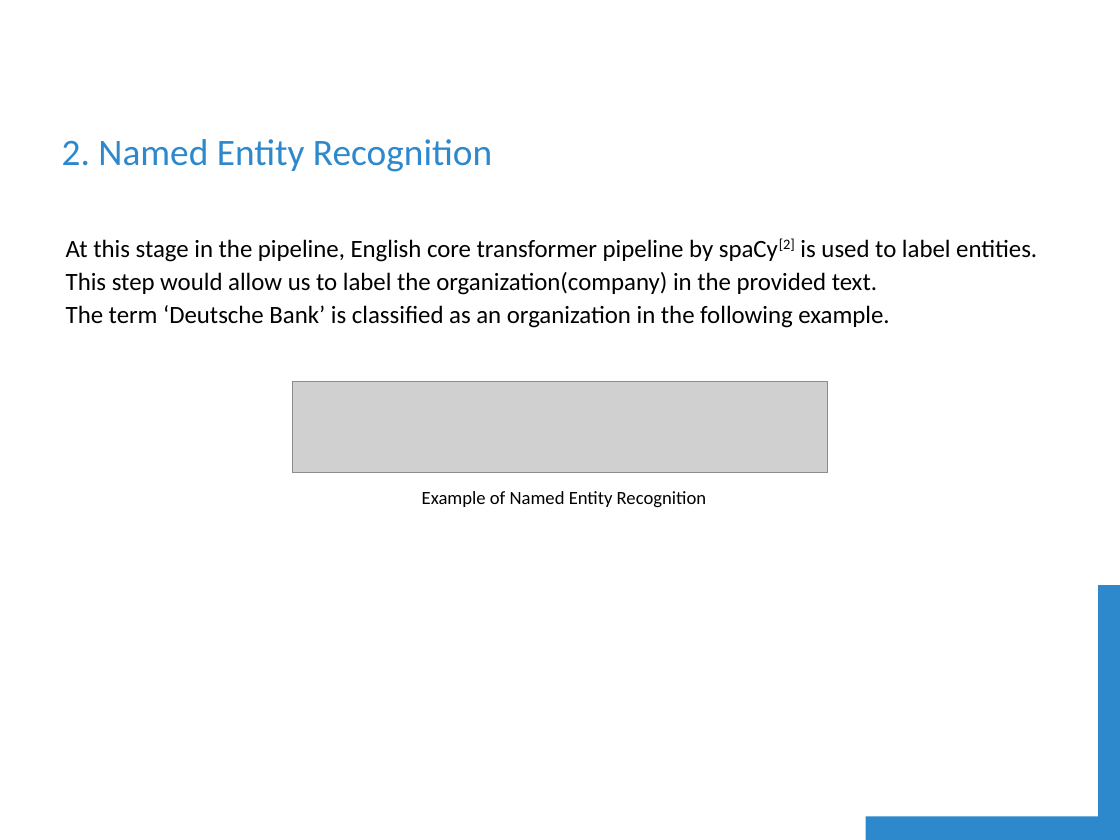
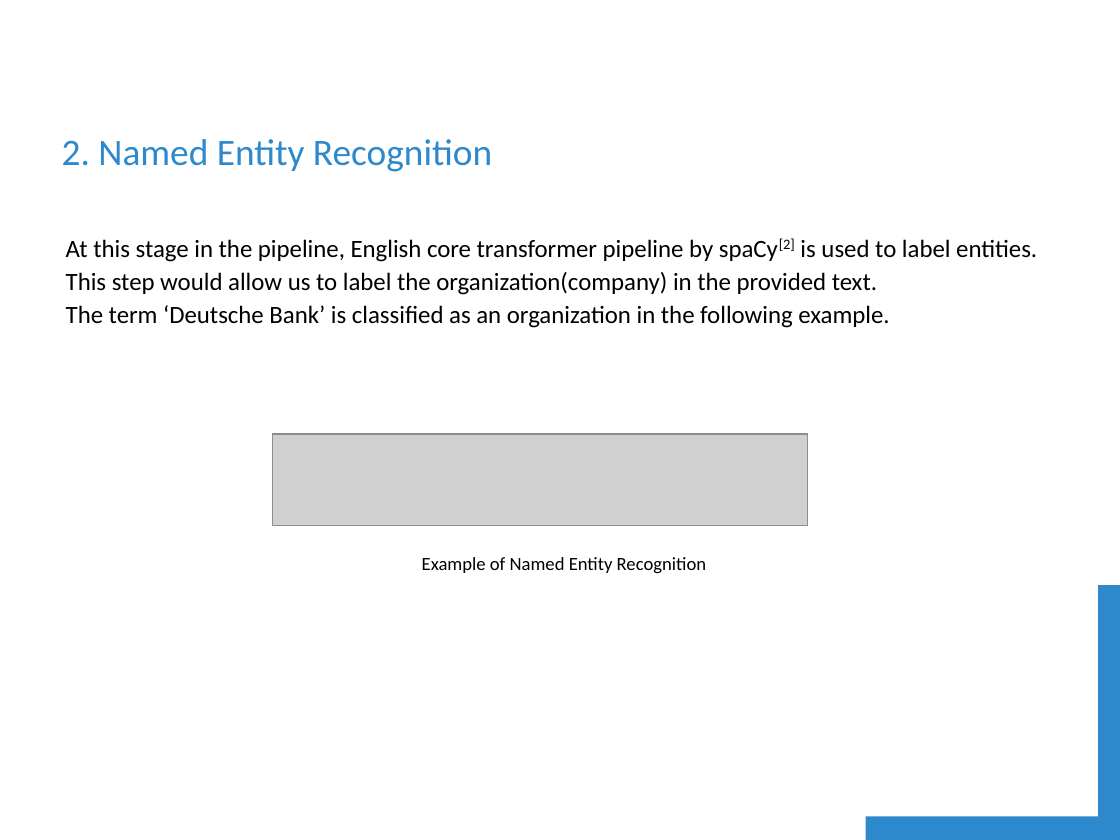
Before and after one commit to shubhamsuryawanshi/goal_extraction, a slide deck: slide 5 of documentation/Presentation.pptx. Drawn at 1120x840 pixels with LibreOffice and Linux fonts; fonts in the diff are those of the drawing; grey boxes stand for pictures; background and template pictures are left out. Boxes give left, top, right and bottom in pixels: in the first picture for what was removed or moved away, otherwise in the second. Text is boxed around its words. In the diff, an @@ line names an element or a change of style, - is before the commit and + after.

```diff
--- a/documentation/Presentation.pptx
+++ b/documentation/Presentation.pptx
@@ text "At this stage in the ..." rewrapped from <box>66,238,1037,508</box> to <box>66,238,1037,574</box> @@
@@ picture: place and size @@
-picture at <box>292,381,828,473</box>
+picture at <box>272,435,808,526</box>
```
Also in this commit, not shown: 7 other slides changed, 2 other files.
